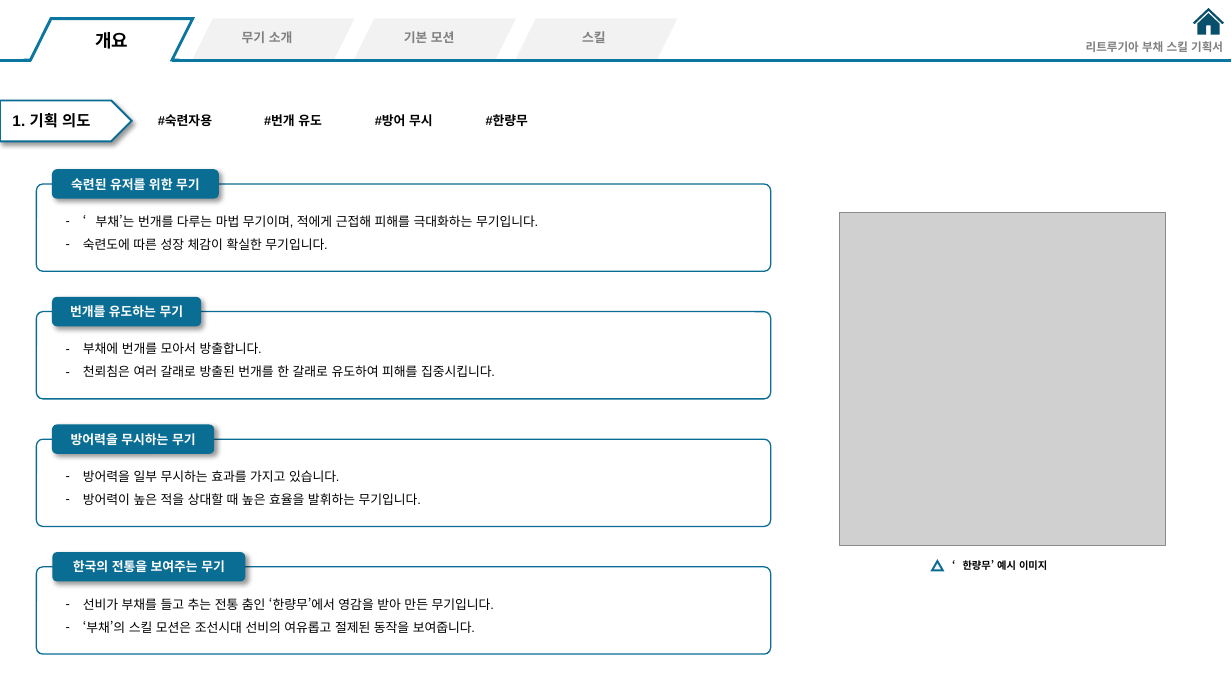
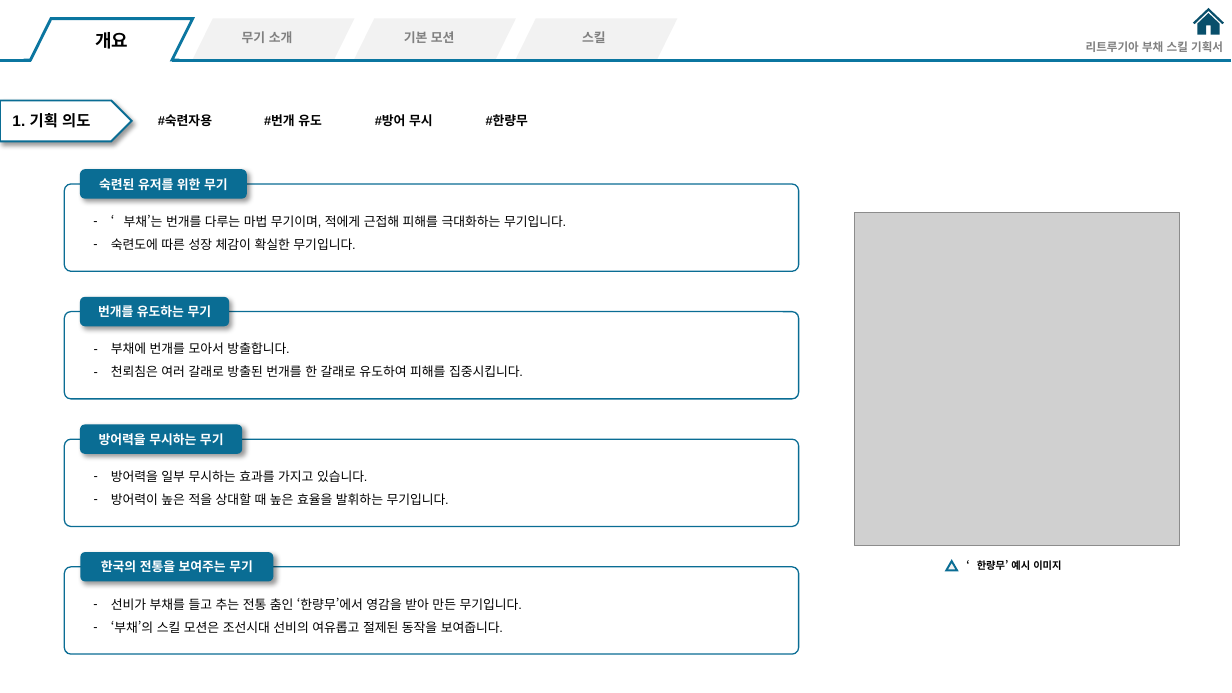
Before and after one commit to hjs0913/GameDesign, a slide deck: slide 3 of 액션&경영 RPG/스킬/리트루기아_부채스킬기획.pptx. Drawn at 1232x693 pixels with LibreOffice and Linux fonts; fonts in the diff are those of the drawing; grey boxes stand for pictures. Boxes give left, top, right and bottom in pixels: in the first picture for what was removed or moved away, otherwise in the second. Text is boxed around its words. In the diff, an @@ line names an element or a change of style, - is before the commit and + after.

Commit message:
무기 소개 - 무기 컨셉및특징 / 이펙트 컨셉

```diff
--- a/액션&경영 RPG/스킬/리트루기아_부채스킬기획.pptx
+++ b/액션&경영 RPG/스킬/리트루기아_부채스킬기획.pptx
@@ 7 rounded rectangles, 4 texts: place and size @@
-7 rounded rectangles, 4 texts at box(36, 169, 771, 653)
+7 rounded rectangles, 4 texts at box(65, 169, 799, 653)
@@ rounded rectangle "한국의 전통을 보여주는 무기": place and size @@
-rounded rectangle "한국의 전통을 보여주는 무기" at box(53, 553, 246, 582)
+rounded rectangle "한국의 전통을 보여주는 무기" at box(80, 553, 274, 582)
@@ 1 picture, 1 text, 1 triangle: place and size @@
-1 picture, 1 text, 1 triangle at box(840, 213, 1165, 570)
+1 picture, 1 text, 1 triangle at box(854, 213, 1179, 570)
```
Also in this commit, not shown: 2 other slides changed, 3 other files.
